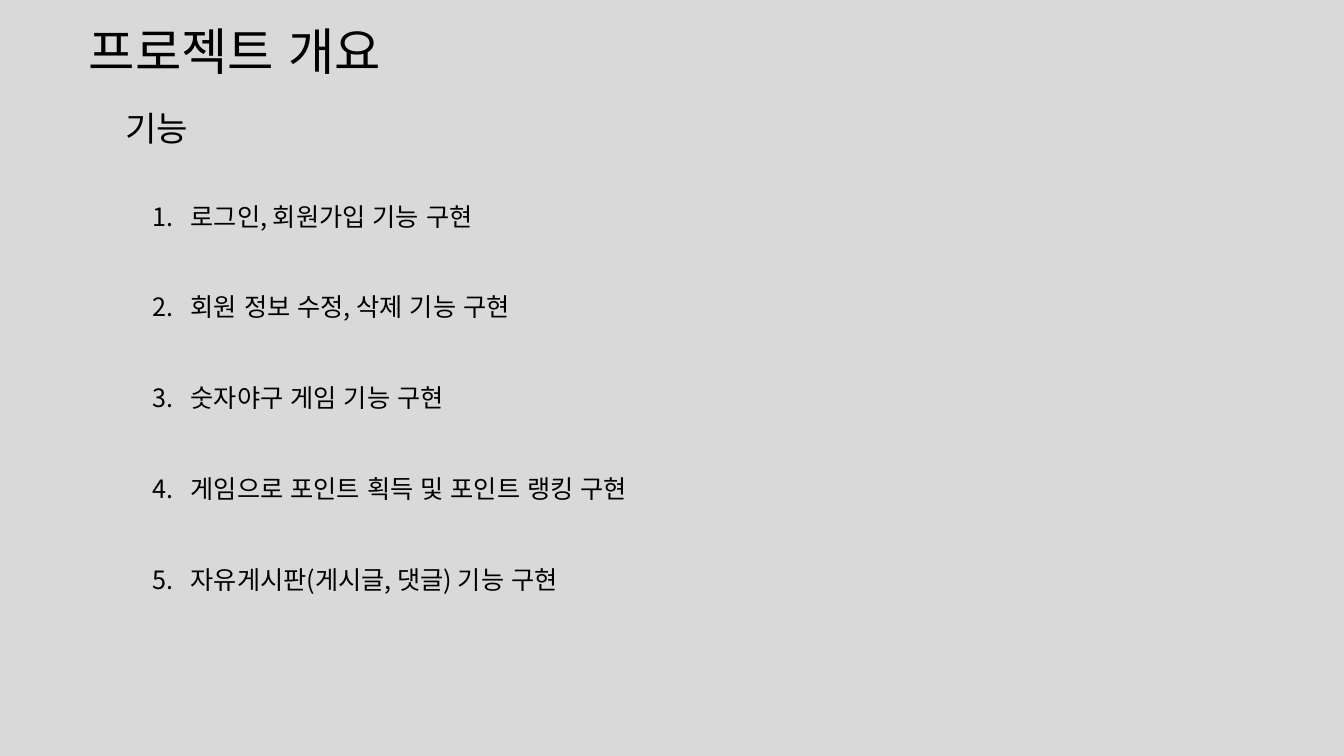
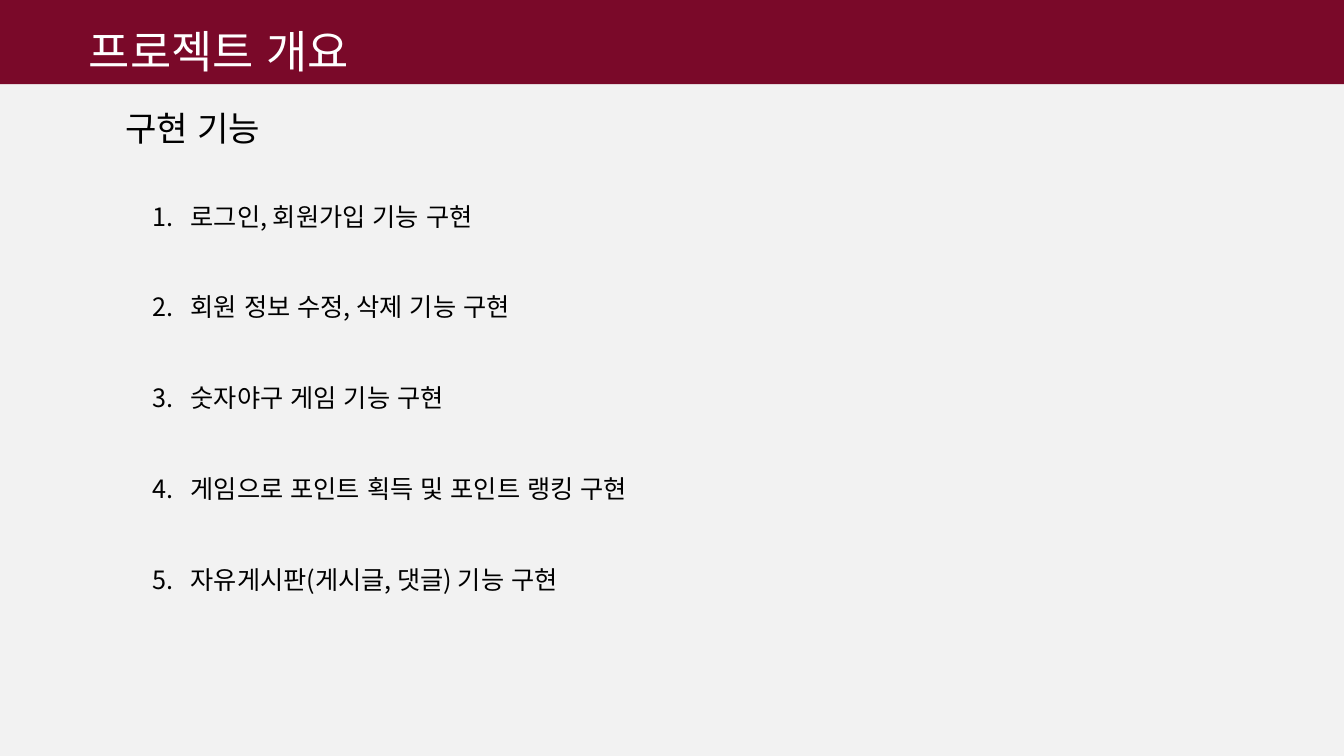
Before and after one commit to DevDogFe/baseball, a slide deck: slide 3 of 숫자 야구.pptx. Drawn at 1344x756 pixels with LibreOffice and Linux fonts; fonts in the diff are those of the drawing. Boxes give left, top, right and bottom in pixels: in the first picture for what was removed or moved away, otherwise in the second. Text is boxed around its words. In the diff, an @@ line names an element or a change of style, - is before the commit and + after.

```diff
--- a/숫자 야구.pptx
+++ b/숫자 야구.pptx
@@ background #D9D9D9 to #F2F2F2 @@
@@ rectangle added at bbox=[0, 0, 1344, 85], fill #7A0929 @@
@@ title "프로젝트 개요" at bbox=[89, 31, 348, 72]: size 36 to 32 pt, text colour #000000 to #FFFFFF @@
@@ text at bbox=[125, 112, 261, 144]: text changed @@
-기능
+구현 기능
```
Also in this commit, not shown: 13 other slides changed, 1 slide added, 3 other files.
